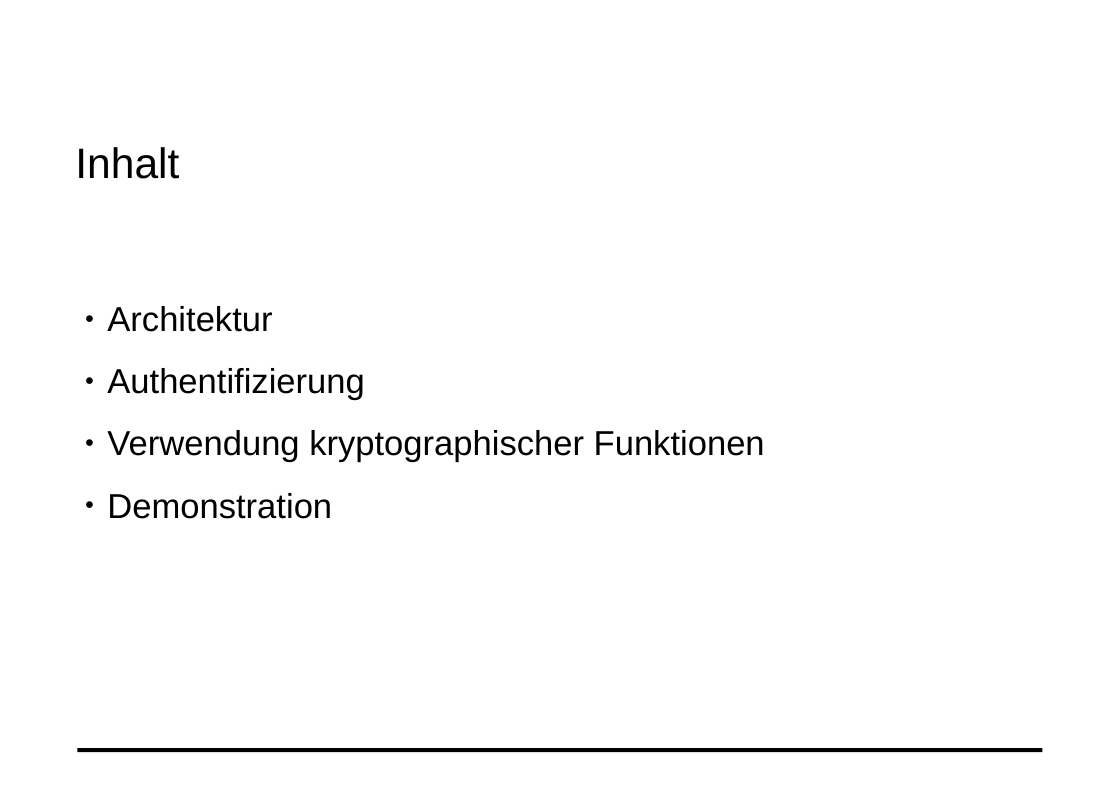
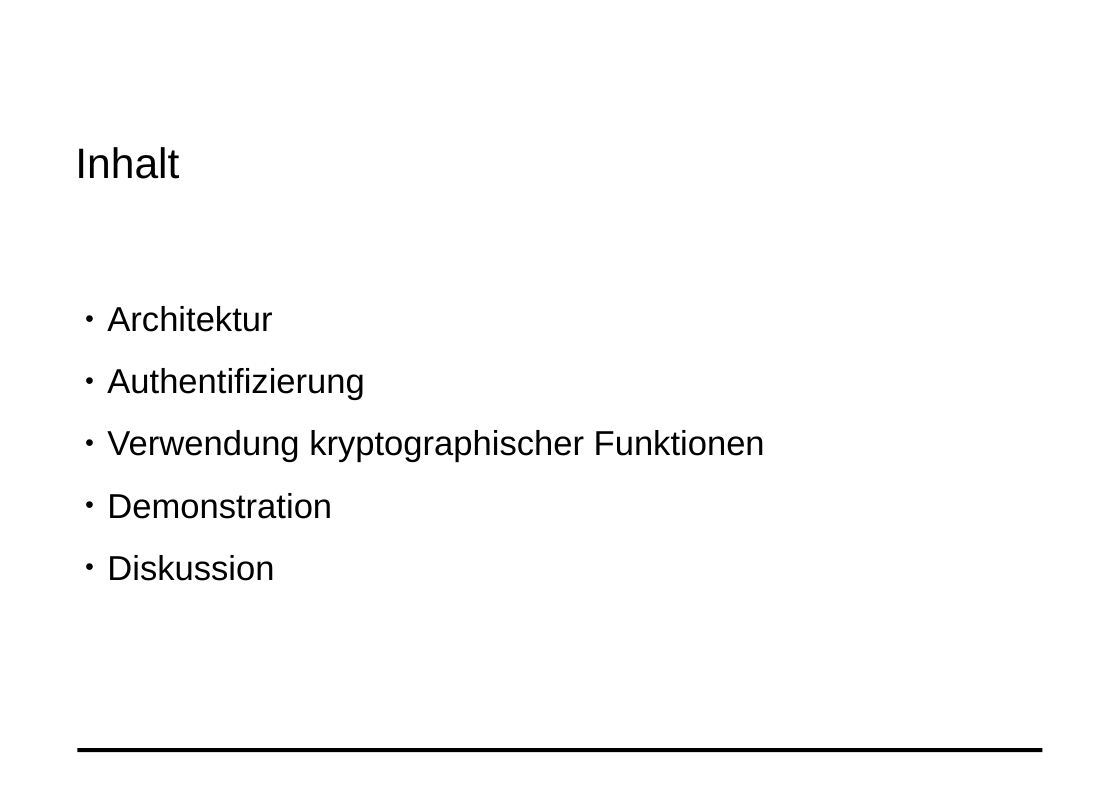
Before and after one commit to mat1/apsicookie, a slide deck: slide 2 of documentation/Cookie.odp. Drawn at 1120x792 pixels with LibreOffice and Linux fonts; fonts in the diff are those of the drawing; background and template pictures are left out. Boxes give left, top, right and bottom in pixels: in the first picture for what was removed or moved away, otherwise in the second. Text is boxed around its words. In the diff, an @@ line names an element or a change of style, - is before the commit and + after.

```diff
--- a/documentation/Cookie.odp
+++ b/documentation/Cookie.odp
@@ text at (x1=107, y1=555, x2=274, y2=581): paragraph added @@
+● Diskussion
```
Also in this commit, not shown: 1 other slide changed, 8 slides added, 1 other file.
